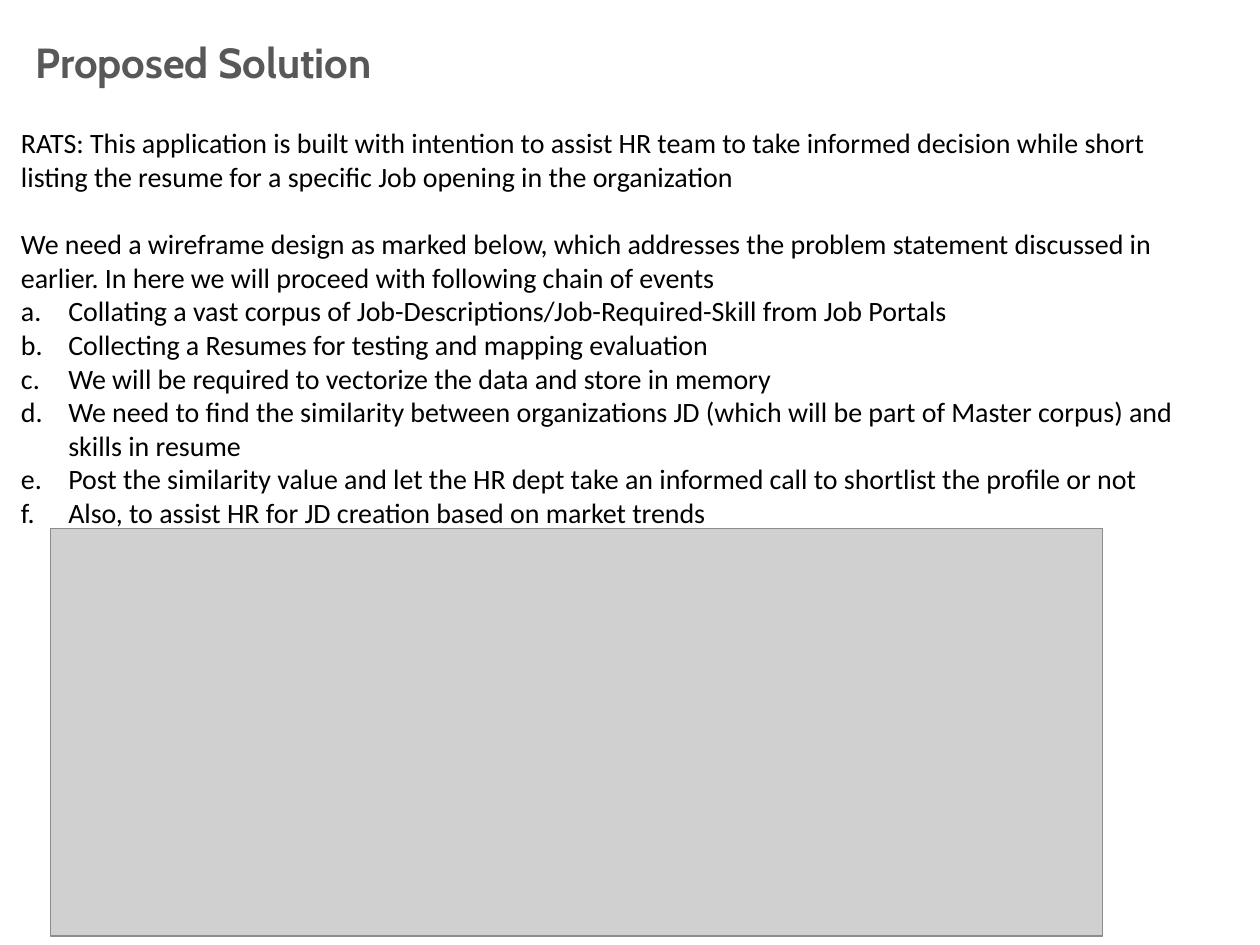
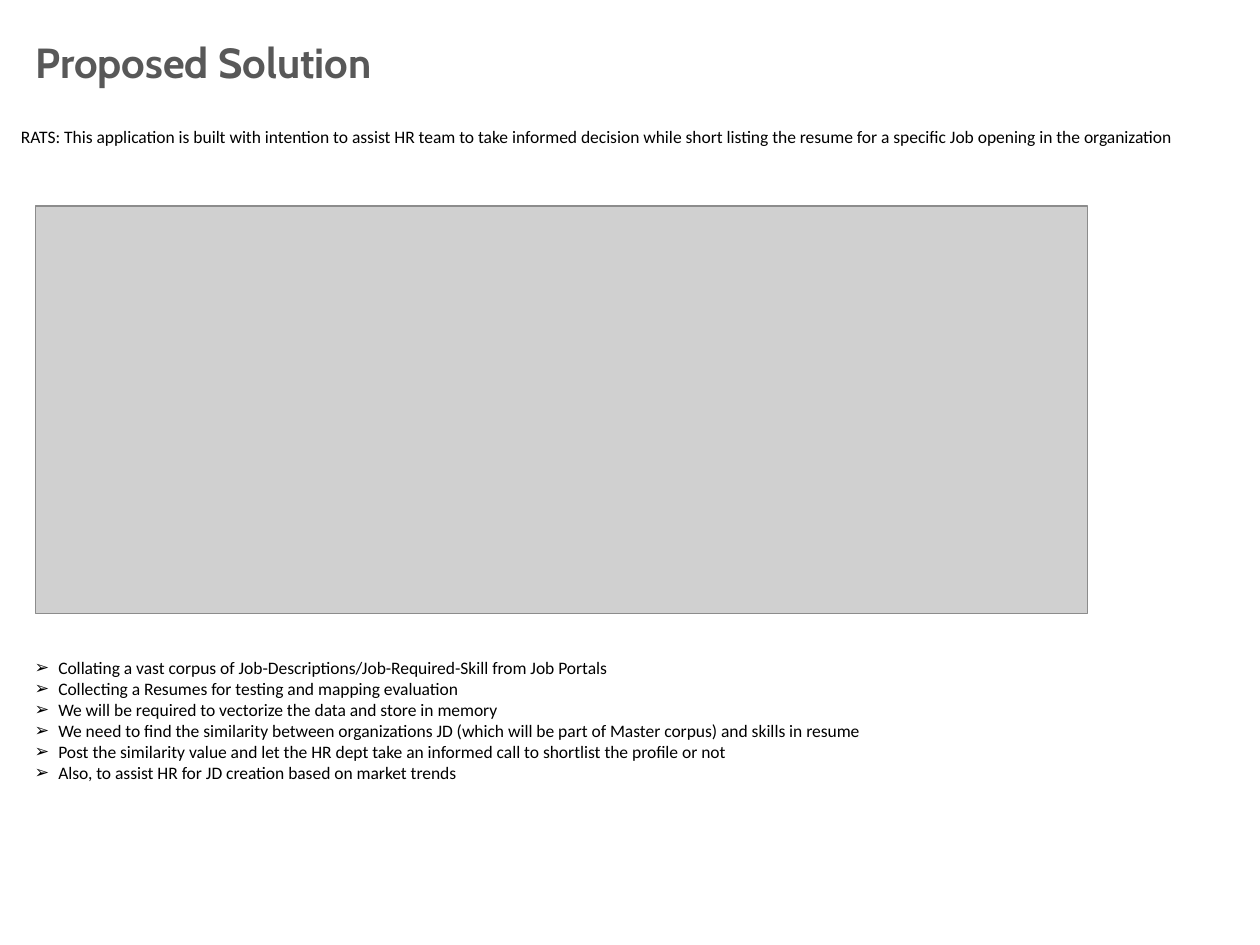
Before and after one commit to anirudhyadav/ISBG4FP1, a slide deck: slide 5 of Foundation_Project_G4__Final_Review_Trending_Jobs.pptx (slide 4 before the commit). Drawn at 1260x945 pixels with LibreOffice and Linux fonts; fonts in the diff are those of the drawing; grey boxes stand for pictures; background and template pictures are left out. Boxes give left, top, right and bottom in pixels: in the first picture for what was removed or moved away, otherwise in the second. Text is boxed around its words. In the diff, an @@ line names an element or a change of style, - is before the commit and + after.

Commit message:
ppt

```diff
--- a/Foundation_Project_G4__Final_Review_Trending_Jobs.pptx
+++ b/Foundation_Project_G4__Final_Review_Trending_Jobs.pptx
@@ text "RATS: This application is built ..." at (21,131,1171,146): size 16 to 10 pt @@
@@ picture: place and size @@
-picture at (50,529,1102,936)
+picture at (35,207,1087,614)
@@ text at (21,234,1172,530): paragraphs removed @@
-We need a wireframe design as marked below, which addresses the problem statement discussed in earlier. In here we will proceed with following chain of events
-a. Collating a vast corpus of Job-Descriptions/Job-Required-Skill from Job Portals
-b. Collecting a Resumes for testing and mapping evaluation
-c. We will be required to vectorize the data and store in memory
-d. We need to find the similarity between organizations JD (which will be part of Master corpus) and skills in resume
-e. Post the similarity value and let the HR dept take an informed call to shortlist the profile or not
-f. Also, to assist HR for JD creation based on market trends
@@ text added at (58,662,859,781), 10 pt, text #000000 @@
+➢ Collating a vast corpus of Job-Descriptions/Job-Required-Skill from Job Portals
+➢ Collecting a Resumes for testing and mapping evaluation
+➢ We will be required to vectorize the data and store in memory
+➢ We need to find the similarity between organizations JD (which will be part of Master corpus) and skills in resume
+➢ Post the similarity value and let the HR dept take an informed call to shortlist the profile or not
+➢ Also, to assist HR for JD creation based on market trends
```
Also in this commit, not shown: 2 other slides changed, 4 slides added, 2 slides removed.
